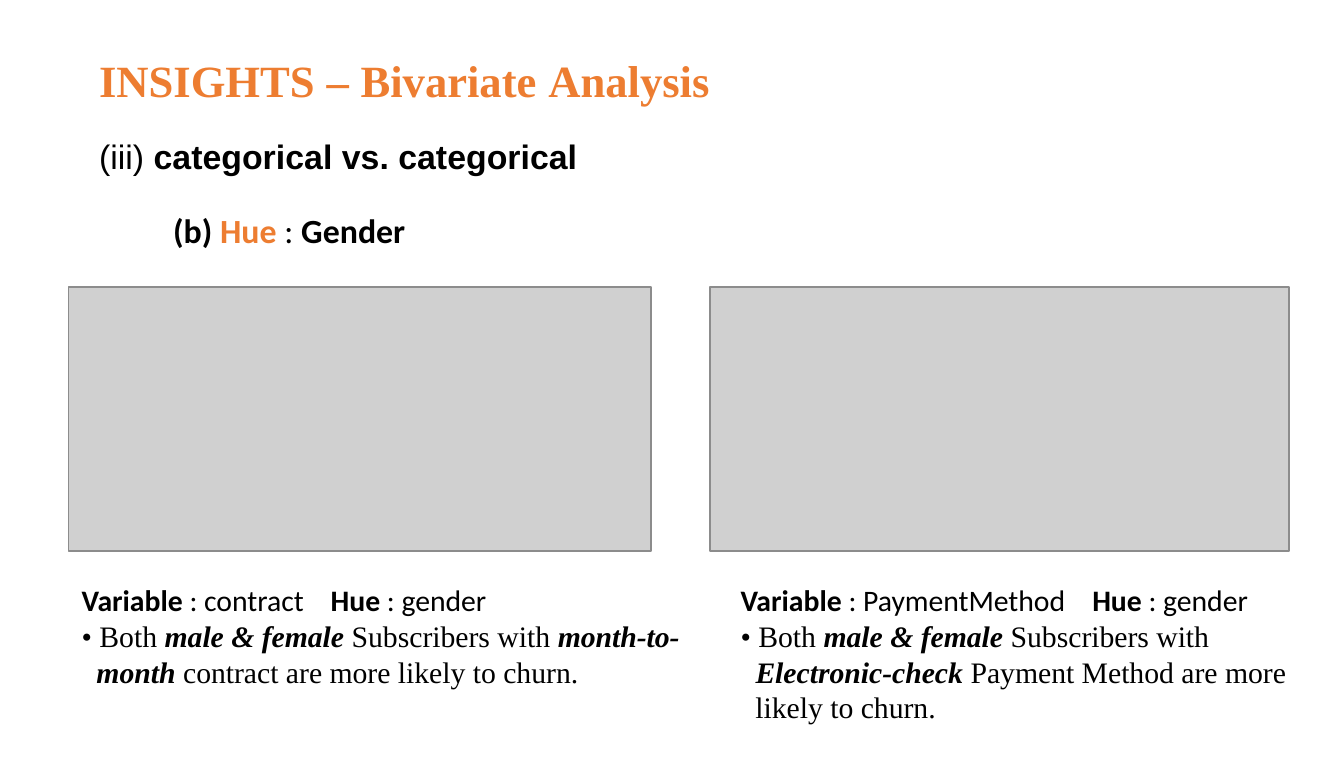
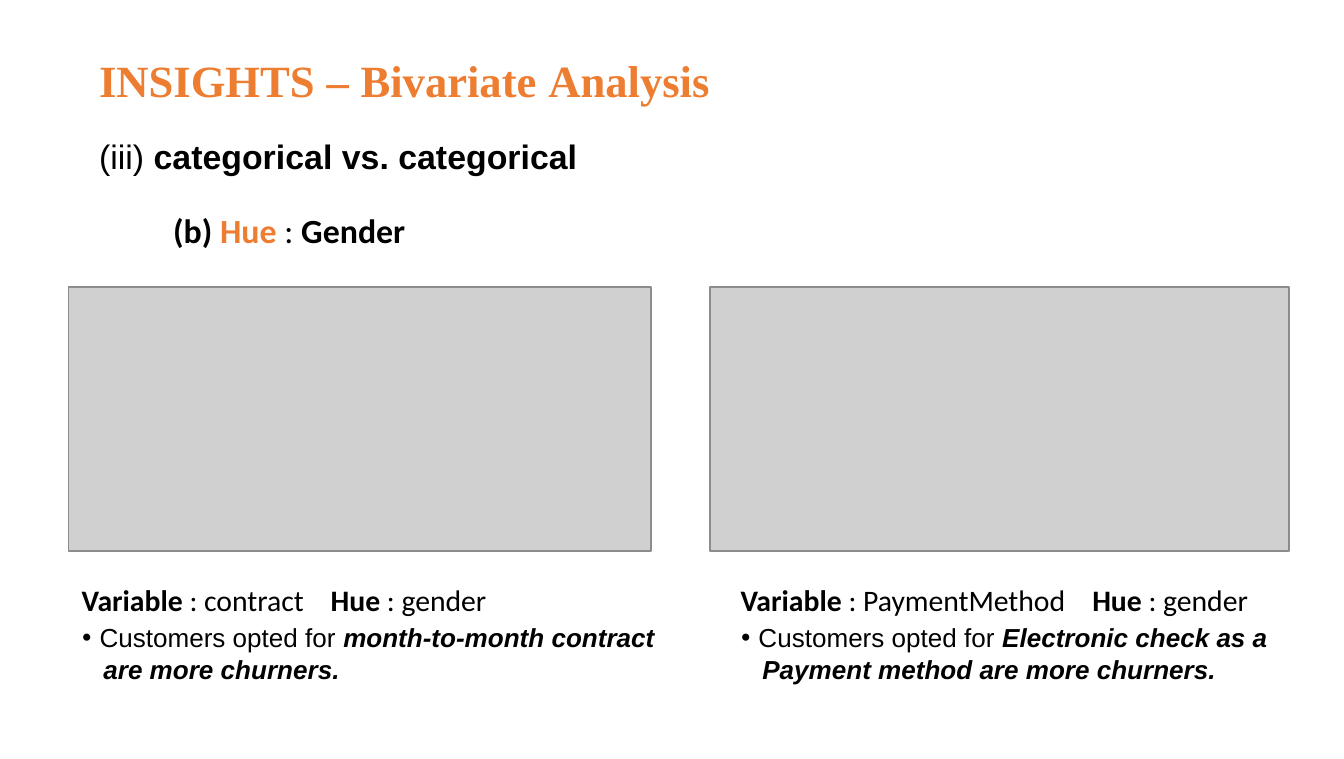
Before and after one commit to RVA-TheCoder/ClassificationProjects-SupervisedML, a slide deck: slide 18 of Customer Churn Project/Customer churn prediction.pptx. Drawn at 1344x759 pixels with LibreOffice and Linux fonts; fonts in the diff are those of the drawing; grey boxes stand for pictures. Boxes give left, top, right and bottom in pixels: in the first picture for what was removed or moved away, otherwise in the second. Text is boxed around its words. In the diff, an @@ line names an element or a change of style, - is before the commit and + after.

Commit message:
Made changes in EDA file and Customer churn prediction Presentation

```diff
--- a/Customer Churn Project/Customer churn prediction.pptx
+++ b/Customer Churn Project/Customer churn prediction.pptx
@@ text at bbox=[100, 628, 655, 680]: text changed; size 16 to 14 pt; font Times New Roman to Arial; bold on; italic on @@
-• Both male & female Subscribers with month-to-
-month contract are more likely to churn.
+• Customers opted for month-to-month contract
+are more churners.
@@ text at bbox=[758, 628, 1267, 685]: text changed; size 16 to 14 pt; font Times New Roman to Arial; bold on; italic on @@
-• Both male & female Subscribers with
-Electronic-check Payment Method are more
-likely to churn.
+• Customers opted for Electronic check as a
+Payment method are more churners.
```
Also in this commit, not shown: 8 other slides changed, 5 other files.
